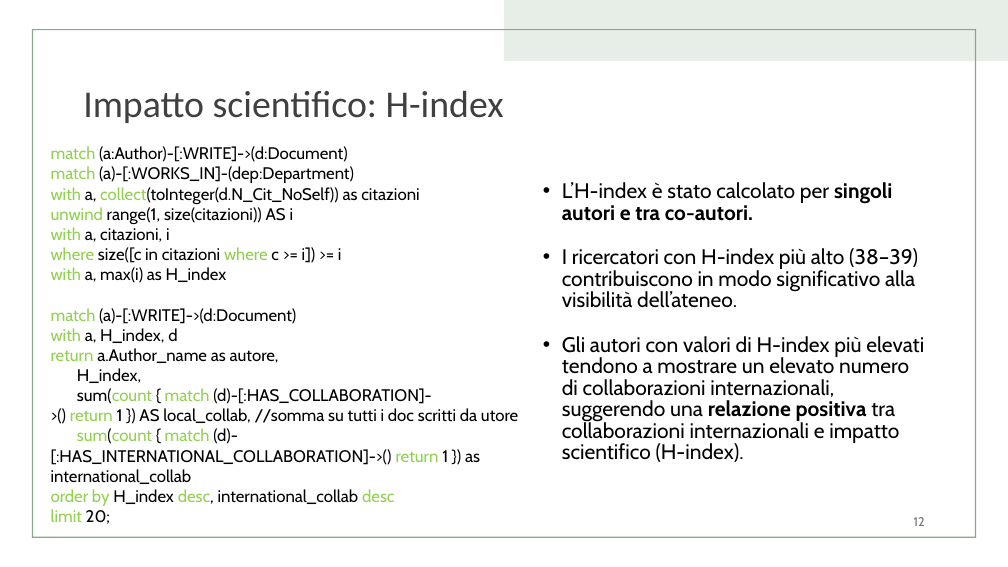
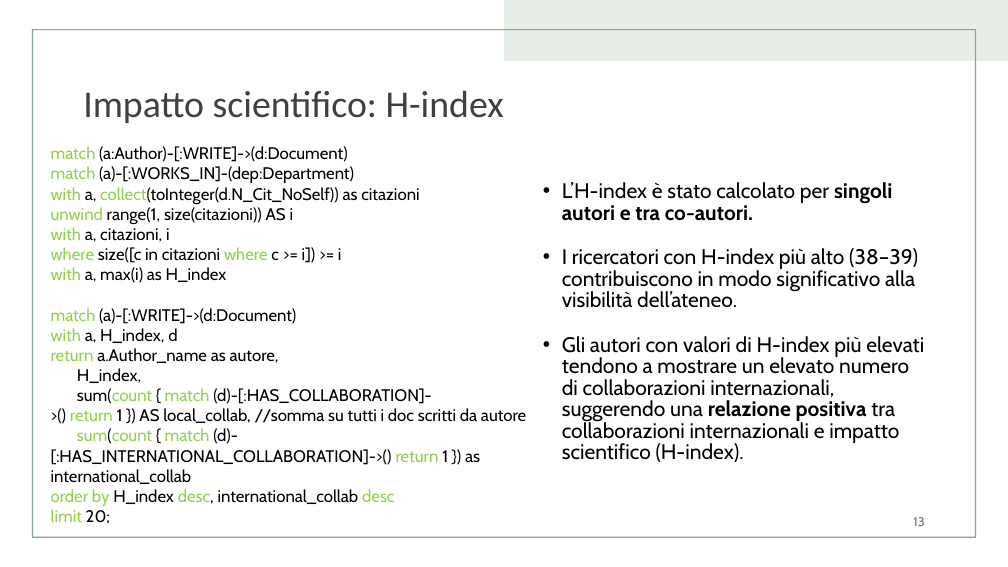
Before and after one commit to sofia-223/UnimoreKnowledgeGraph, a slide deck: slide 13 of Analysis of Thematica Crtitical Mass in the UNIMORE presentazione.pptx (slide 12 before the commit). Drawn at 1008x567 pixels with LibreOffice and Linux fonts; fonts in the diff are those of the drawing. Boxes give left, top, right and bottom in pixels: in the first picture for what was removed or moved away, otherwise in the second. Text is boxed around its words. In the diff, an @@ line names an element or a change of style, - is before the commit and + after.

```diff
--- a/Analysis of Thematica Crtitical Mass in the UNIMORE presentazione.pptx
+++ b/Analysis of Thematica Crtitical Mass in the UNIMORE presentazione.pptx
@@ text at <box>70,388,526,423</box>: text changed @@
-sum(count { match (d)-[:HAS_COLLABORATION]->() return 1 }) AS local_collab, //somma su tutti i doc scritti da utore
+sum(count { match (d)-[:HAS_COLLABORATION]->() return 1 }) AS local_collab, //somma su tutti i doc scritti da autore
@@ page number at <box>913,517,924,526</box>: text changed @@
-12
+13
```
Also in this commit, not shown: 7 other slides changed, 1 slide added, 1 other file.
